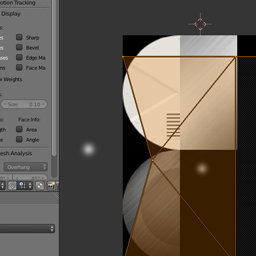
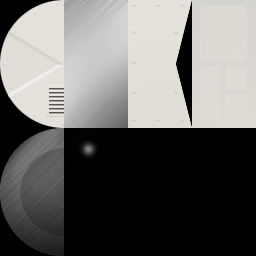
Layered file, before and after one edit (256x256). Changes by layer:
added layer "Layer 11 copy 11" above "Layer 28" over [132, 3, 185, 121]
added layer "Layer 28" above "Shape 1 copy 4" over [128, 0, 192, 128]
added layer "Shape 1 copy 4" (60%) above "Shape 1 copy 2" over [199, 6, 248, 121]
added layer "Layer 29" above "Layer 25" over [192, 0, 256, 128]
added layer "Layer 25" above "Shape 3 copy" over [192, 0, 256, 128]
painted on "Layer 23" over [0, 0, 256, 256]
